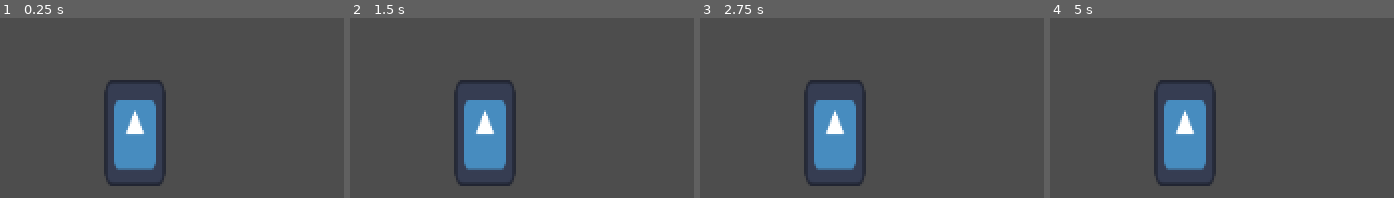
Above: before the commit, frames 1-4 (left to right).
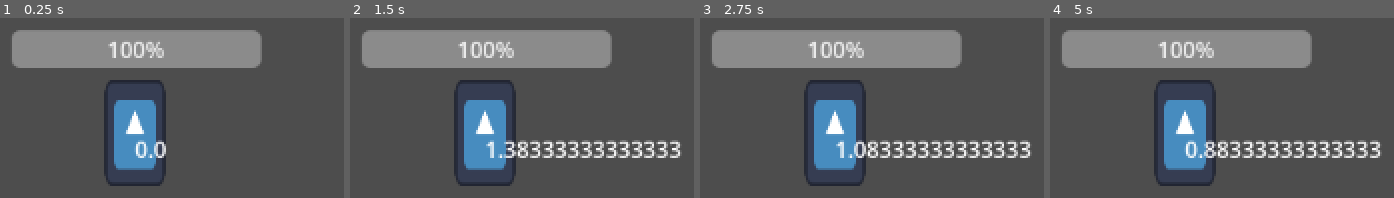
Above: after the commit, the same moments.

Repository: KristianNikolov07/invictus-somakan
Game: Godot game, scene res://Scenes/player.tscn
Same seed, same stepped clock (60 frames per second), same inputs: the game is played once before the commit and once after it. The project has no main scene, so this scene is started directly. The engine's default icon, where the game draws it, is replaced by a stand-in: a white triangle on a blue panel in a dark square.
Inputs:
- Up to frame 1 (0.25 s): no input
- Up to frame 2 (1.5 s): tap Enter at 0.5 s; hold Shift (Dash) 0.53-1.28 s; hold D (Right) from 0.53 s (still down); tap Space (Jump) at 0.77, 1.25 s; tap C (Parry, bound only after the commit) at 0.8, 1.35 s
- Up to frame 3 (2.75 s): tap Space (Jump) at 1.52 s; tap Shift (Dash) at 1.55 s; tap Enter at 2 s; release D (Right) at 2.03 s; hold A (Left) from 2.03 s (still down); hold Shift (Dash) from 2.03 s (still down); tap C (Parry, bound only after the commit) at 2.3 s
- Up to frame 4 (5 s): tap Space (Jump) at 2.75, 3.02, 3.77, 4.25, 4.52 s; release A (Left) at 2.78 s; release Shift (Dash) at 2.78 s; hold D (Right) 2.78-4.28 s; tap C (Parry, bound only after the commit) at 2.85, 3.8, 4.35 s; tap Shift (Dash) at 3.05, 4.55 s; tap Enter at 3.5 s; hold Shift (Dash) 3.53-4.28 s; hold A (Left) from 4.28 s (still down)

The runs differ from the first frame. In frame 1, 16% of the frame differs, in the area x 3-77%, y 6-78%; in frame 2, 19%; in frame 3, 19%; in frame 4, 19%, in the area x 3-97%, y 6-78%.

Commit message:
nearly working parry

Diff:
--- a/Scenes/player.tscn
+++ b/Scenes/player.tscn
@@ -1,7 +1,11 @@
-[gd_scene load_steps=4 format=3 uid="uid://be53snhq2r11i"]
+[gd_scene load_steps=6 format=3 uid="uid://be53snhq2r11i"]
 
 [ext_resource type="Script" uid="uid://dl6w610ren8v7" path="res://Scripts/player.gd" id="1_cvnsp"]
 [ext_resource type="Texture2D" uid="uid://c1lo75th7b88g" path="res://Textures/icon.svg" id="1_v0iea"]
+[ext_resource type="PackedScene" uid="uid://bqo6qnqcmww4y" path="res://Scenes/UI/health_bar.tscn" id="3_6t5aa"]
+
+[sub_resource type="RectangleShape2D" id="RectangleShape2D_6t5aa"]
+size = Vector2(38, 82)
 
 [sub_resource type="CapsuleShape2D" id="CapsuleShape2D_cvnsp"]
 radius = 35.0
@@ -16,6 +20,14 @@
 position = Vector2(-1.90735e-06, 0)
 scale = Vector2(0.337, 0.599)
 texture = ExtResource("1_v0iea")
+
+[node name="ParryArea" type="Area2D" parent="."]
+collision_layer = 0
+collision_mask = 0
+
+[node name="CollisionShape2D" type="CollisionShape2D" parent="ParryArea"]
+position = Vector2(19, 0)
+shape = SubResource("RectangleShape2D_6t5aa")
 
 [node name="PlayerCollision" type="CollisionShape2D" parent="."]
 scale = Vector2(0.61, 0.61)
@@ -33,4 +45,27 @@
 [node name="Invincibility" type="Timer" parent="."]
 one_shot = true
 
+[node name="Parry" type="Timer" parent="."]
+wait_time = 1.5
+one_shot = true
+
+[node name="Hitstop" type="Timer" parent="."]
+process_mode = 3
+wait_time = 0.5
+one_shot = true
+ignore_time_scale = true
+
+[node name="HealthBar" parent="." instance=ExtResource("3_6t5aa")]
+offset_left = -89.0
+offset_top = -74.0
+offset_right = 91.0
+offset_bottom = -47.0
+
+[node name="ParryTimerTestLabel" type="Label" parent="."]
+offset_right = 40.0
+offset_bottom = 23.0
+
+[connection signal="area_entered" from="ParryArea" to="." method="_on_parry_area_area_entered"]
 [connection signal="timeout" from="Invincibility" to="." method="_on_invincibility_timeout"]
+[connection signal="timeout" from="Parry" to="." method="_on_parry_timeout"]
+[connection signal="timeout" from="Hitstop" to="." method="_on_hitstop_timeout"]
--- a/Scenes/zombie.tscn
+++ b/Scenes/zombie.tscn
@@ -1,7 +1,9 @@
-[gd_scene load_steps=6 format=3 uid="uid://byt6b6gsvgl2r"]
+[gd_scene load_steps=9 format=3 uid="uid://byt6b6gsvgl2r"]
 
 [ext_resource type="Script" uid="uid://ctvhr04onudmb" path="res://Scripts/zombie.gd" id="1_h3kin"]
 [ext_resource type="Texture2D" uid="uid://c1lo75th7b88g" path="res://Textures/icon.svg" id="2_n70j1"]
+[ext_resource type="Script" uid="uid://drqow7af66ehm" path="res://Scripts/Classes/Hitbox.gd" id="3_iyl7r"]
+[ext_resource type="PackedScene" uid="uid://bqo6qnqcmww4y" path="res://Scenes/UI/health_bar.tscn" id="4_vy0uf"]
 
 [sub_resource type="CapsuleShape2D" id="CapsuleShape2D_iyl7r"]
 radius = 35.0
@@ -13,6 +15,9 @@
 
 [sub_resource type="RectangleShape2D" id="RectangleShape2D_n70j1"]
 size = Vector2(232, 112)
+
+[sub_resource type="RectangleShape2D" id="RectangleShape2D_vy0uf"]
+size = Vector2(55, 77)
 
 [node name="Zombie" type="CharacterBody2D" groups=["Enemies"]]
 collision_mask = 2
@@ -53,6 +58,20 @@
 wait_time = 0.3
 one_shot = true
 
+[node name="AttackHitbox" type="Area2D" parent="."]
+script = ExtResource("3_iyl7r")
+metadata/_custom_type_script = "uid://drqow7af66ehm"
+
+[node name="AttackCollisionShape" type="CollisionShape2D" parent="AttackHitbox"]
+position = Vector2(0, -1)
+shape = SubResource("RectangleShape2D_vy0uf")
+
+[node name="HealthBar" parent="." instance=ExtResource("4_vy0uf")]
+offset_left = -57.0
+offset_top = -78.0
+offset_right = 57.0
+offset_bottom = -51.0
+
 [connection signal="body_entered" from="CollisionDamage" to="." method="_on_collision_damage_body_entered"]
 [connection signal="body_entered" from="AttackRange" to="." method="_on_attack_range_body_entered"]
 [connection signal="timeout" from="AttackCharge" to="." method="_on_attack_charge_timeout"]
--- a/Scripts/Classes/Enemy.gd
+++ b/Scripts/Classes/Enemy.gd
@@ -8,24 +8,42 @@
 @export var hp = 20
 @export var coll_knockback = 1
 @export var max_hp = 20
+@export var parry_damage = 1
+@export var parry_knockback_mult = 1
+@export var invincibility_length = 0.5
 const JUMP_VELOCITY = -400.0
 const FOLLOW_DEADZONE = 1
 var is_moving = true
-@export var hp = 100
-@export var max_hp = 100
+var attacking = false
 
 var target : CharacterBody2D
-var timer = Timer.new()
+var retarget_timer = Timer.new()
+var invincibility_timer = Timer.new()
 
 func _ready() -> void:
-	timer.wait_time = 1
-	timer.timeout.connect(set_new_target)
-	timer.autostart = true
-	add_child(timer)
+	retarget_timer.wait_time = 1
+	retarget_timer.timeout.connect(set_new_target)
+	retarget_timer.autostart = true
+	add_child(retarget_timer)
 	set_new_target()
 
-func damage(amount, knockback):
-	pass
+	invincibility_timer.wait_time = invincibility_length
+	invincibility_timer.timeout.connect(_on_invincibility_timer_timeout)
+	invincibility_timer.autostart = true
+	add_child(invincibility_timer)
+
+func parry():
+	damage(parry_damage, parry_knockback_mult)
+
+func damage(amount, knockback) -> void:
+	set_collision_layer_value(1, false)
+	invincibility_timer.start()
+	velocity.x = 1600 * knockback
+	velocity.y = -500 * abs(knockback)
+	hp -= amount
+	if hp <= 0:
+		get_tree().quit()
+	print(amount)
 
 func set_is_moving(_is_moving : bool):
 	is_moving = _is_moving
@@ -56,3 +74,6 @@
 		velocity.x = move_toward(velocity.x, 0, speed)
 
 	move_and_slide()
+
+func _on_invincibility_timer_timeout():
+	set_collision_layer_value(1, true)
--- /dev/null
+++ b/Scripts/Classes/Hitbox.gd
@@ -0,0 +1,10 @@
+extends Area2D
+class_name Hitbox
+
+@export var damage = 15
+
+func get_damage():
+	return damage
+
+func set_damage(new_damage):
+	damage = new_damage
--- a/Scripts/player.gd
+++ b/Scripts/player.gd
@@ -14,6 +14,9 @@
 var max_hp = 50
 var hp = 50
 
+func _ready() -> void:
+	$Parry.start()
+	$Parry.stop()
 
 func _physics_process(delta: float) -> void:
 	if $DashTimer.is_stopped():
@@ -21,6 +24,7 @@
 	if is_on_floor():
 		jumps_remaining = max_jumps
 	move_and_slide()
+	$ParryTimerTestLabel.text = str($Parry.time_left)
 
 
 func _input(event: InputEvent) -> void:
@@ -31,29 +35,43 @@
 	elif event.is_action_released("Jump"):
 		velocity.y = max(velocity.y, jump_easing)
 	elif event.is_action_pressed("Left"):
+		$ParryArea.rotation_degrees = 180
 		direction = -1
 	elif event.is_action_pressed("Right"):
+		$ParryArea.rotation_degrees = 0
 		direction = 1
 	elif event.is_action_pressed("Dash") and $DashCooldown.is_stopped():
 		$DashTimer.start()
 		$DashCooldown.start()
 		velocity = Vector2(dash_speed * direction, 0)
+	elif event.is_action_pressed("Parry"):
+		$ParryArea.set_collision_mask_value(1, true)
+		$ParryArea.set_collision_mask_value(3, true)
+		$Parry.start()
+
+func check_parry(area):
+	if area.get_parent().has_method("parry") and !$Parry.is_stopped() and area.get_parent().attacking:
+		if (area.get_parent().global_position.x < global_position.x and direction == -1) or (area.get_parent().global_position.x > global_position.x and direction == 1):
+			return $Parry.time_left
+	return 0
 
 func process_movement():
-	if Input.is_action_pressed("Right"):
-		velocity.x = move_toward(velocity.x, max_walking_speed * speed_mult, accel)
-	elif Input.is_action_pressed("Left"):
-		velocity.x = move_toward(velocity.x, -max_walking_speed * speed_mult, accel)
+	if $Parry.is_stopped():
+		if Input.is_action_pressed("Right"):
+			velocity.x = move_toward(velocity.x, max_walking_speed * speed_mult, accel)
+		elif Input.is_action_pressed("Left"):
+			velocity.x = move_toward(velocity.x, -max_walking_speed * speed_mult, accel)
+		else:
+			velocity.x = move_toward(velocity.x, 0, accel)
+
+		if Input.is_action_pressed("Dash") and is_on_floor():
+			speed_mult = 1.6
+		elif not Input.is_action_pressed("Dash"):
+			speed_mult = 1
+
+		velocity.y = move_toward(velocity.y, max_falling_speed, gravity)
 	else:
-		velocity.x = move_toward(velocity.x, 0, accel)
-
-	if Input.is_action_pressed("Dash") and is_on_floor():
-		speed_mult = 1.6
-	elif not Input.is_action_pressed("Dash"):
-		speed_mult = 1
-
-	velocity.y = move_toward(velocity.y, max_falling_speed, gravity)
-
+		velocity = Vector2(0, 0)
 
 
 func damage(amount, knockback) -> void:
@@ -62,9 +80,30 @@
 	velocity.x = 1600 * knockback
 	velocity.y = -500 * abs(knockback)
 	hp -= amount
+	$Parry.stop()
 	#if hp <= 0:
 		#get_tree().quit()
 	print(amount)
 
 func _on_invincibility_timeout() -> void:
 	set_collision_layer_value(1, true)
+
+
+func _on_parry_area_area_entered(area: Area2D) -> void:
+	if area.get_parent().has_method("parry") and check_parry(area) > 0:
+		area.get_parent().parry()
+		$Parry.call_deferred("stop")
+		$Invincibility.start()
+		self.call_deferred("_on_parry_timeout")
+		#$Hitstop.start()
+		#set_deferred("process_mode", Node.PROCESS_MODE_DISABLED)
+
+
+
+func _on_parry_timeout() -> void:
+	$ParryArea.set_collision_mask_value(1, false)
+	$ParryArea.set_collision_mask_value(3, false)
+
+func _on_hitstop_timeout() -> void:
+	pass
+	#set_deferred("process_mode", Node.PROCESS_MODE_INHERIT)
--- a/Scripts/zombie.gd
+++ b/Scripts/zombie.gd
@@ -1,8 +1,6 @@
 extends Enemy
 
 var direction = 1
-var attacking = false
-
 
 func _on_collision_damage_body_entered(body: Node2D) -> void:
 	if body.is_in_group("Players"):
@@ -14,7 +12,14 @@
 			knockback_dir = -1
 
 		if attacking:
-			body.damage(attack_damage, knockback_strength * knockback_dir)
+			var parry_time_left = body.check_parry(self)
+			if parry_time_left > 1:
+				pass
+			elif parry_time_left > 0:
+				body.damage(attack_damage / 3, (knockback_strength * knockback_dir) / 5)
+			else:
+				body.damage(attack_damage, knockback_strength * knockback_dir)
+
 		else:
 			body.damage(coll_damage, coll_knockback * knockback_dir)
 
--- a/project.godot
+++ b/project.godot
@@ -51,9 +51,15 @@
 "events": [Object(InputEventKey,"resource_local_to_scene":false,"resource_name":"","device":-1,"window_id":0,"alt_press …(195 unchanged characters)…
 ]
 }
+Parry={
+"deadzone": 0.2,
+"events": [Object(InputEventKey,"resource_local_to_scene":false,"resource_name":"","device":-1,"window_id":0,"alt_pressed":false,"shift_pressed":false,"ctrl_pressed":false,"meta_pressed":false,"pressed":false,"keycode":0,"physical_keycode":67,"key_label":0,"unicode":99,"location":0,"echo":false,"script":null)
+]
+}
 
 [layer_names]
 
 2d_physics/layer_1="Player/Enemy"
 2d_physics/layer_2="Floors/Walls"
 2d_physics/layer_3="Projectiles"
+2d_physics/layer_4="Envirement"
Not shown, added: Scripts/Classes/Hitbox.gd.uid
